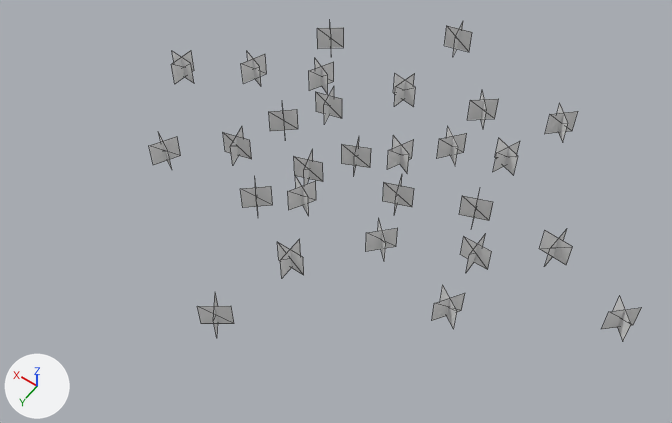
An edit to the OBJ model models/grass/grassModel.obj, drawn before and after from the same camera.
Both versions are drawn from a camera (50 mm lens) standing at (-13.6, 20.3, 29.1) and looking at (0.0, 1.4, -0.7). Arrows for +X, +Y and +Z are at lower left; the lights stay in place. Mesh edges are drawn as thin lines. Where no turn or scale is listed for an object, it has been applied to the vertices.
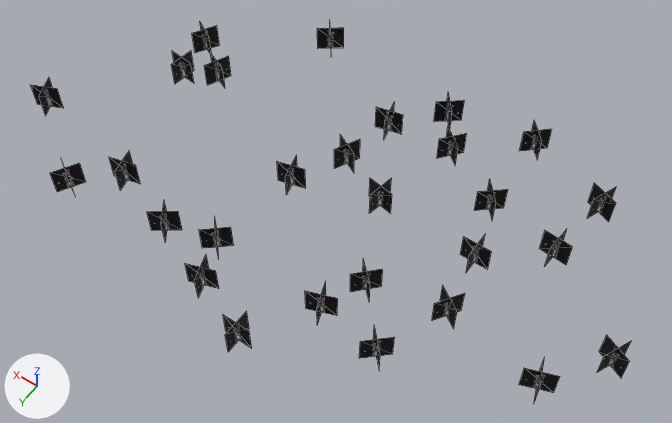
Where the change shows, as pixel boxes [x1, y1, x2, y2] in the pictures (672 x 423 px; the box of a moved part takes in the faces that stretch with it):
'Plane', surface changed, reshaped (grey to black, 22% wider, 19% taller)
    before: [149, 22, 641, 341]
    after: [31, 22, 632, 403]
part 1 of me_plane, moved or reshaped
    before: [277, 242, 304, 275]
    after: [223, 315, 252, 349]
part 2 of me_plane, moved or reshaped
    before: [280, 239, 301, 278]
    after: [225, 311, 249, 352]
part 3 of me_plane, moved or reshaped
    before: [354, 138, 359, 173]
    after: [39, 78, 53, 116]
part 4 of me_plane, moved or reshaped
    before: [342, 144, 371, 168]
    after: [31, 85, 64, 108]
part 5 of me_plane, moved or reshaped
    before: [255, 182, 258, 209]
    after: [215, 222, 219, 259]
part 6 of me_plane, moved or reshaped
    before: [240, 186, 273, 208]
    after: [199, 227, 234, 248]
part 7 of me_plane, moved or reshaped
    before: [378, 220, 386, 261]
    after: [363, 259, 370, 301]
part 8 of me_plane, moved or reshaped
    before: [366, 228, 398, 251]
    after: [350, 269, 383, 292]
part 9 of me_plane, moved or reshaped
    before: [241, 54, 267, 83]
    after: [204, 56, 231, 85]
part 10 of me_plane, moved or reshaped
    before: [247, 52, 261, 86]
    after: [210, 52, 225, 87]
part 11 of me_plane, moved or reshaped
    before: [467, 99, 499, 120]
    after: [434, 100, 464, 122]
part 12 of me_plane, moved or reshaped
    before: [480, 91, 487, 128]
    after: [447, 92, 452, 129]
part 13 of me_plane, moved or reshaped
    before: [602, 308, 641, 329]
    after: [359, 337, 394, 359]
part 14 of me_plane, moved or reshaped
    before: [613, 296, 631, 341]
    after: [373, 325, 380, 369]
part 15 of me_plane, moved or reshaped
    before: [545, 111, 578, 134]
    after: [520, 129, 552, 151]
part 16 of me_plane, moved or reshaped
    before: [557, 104, 568, 142]
    after: [532, 120, 542, 160]
part 17 of me_plane, moved or reshaped
    before: [495, 138, 518, 175]
    after: [588, 183, 616, 222]
part 18 of me_plane, moved or reshaped
    before: [493, 141, 520, 172]
    after: [587, 187, 616, 218]
part 19 of me_plane, moved or reshaped
    before: [394, 177, 402, 214]
    after: [317, 281, 326, 325]
part 20 of me_plane, moved or reshaped
    before: [383, 182, 414, 207]
    after: [305, 291, 338, 316]
part 21 of me_plane, moved or reshaped (not visible before)
    after: [534, 360, 544, 403]
part 22 of me_plane, moved or reshaped
    before: [459, 196, 493, 221]
    after: [519, 368, 560, 393]
part 23 of me_plane, moved or reshaped (not visible before)
    after: [487, 180, 496, 219]
part 24 of me_plane, moved or reshaped
    before: [269, 109, 298, 131]
    after: [474, 189, 508, 211]

Diff of the bpy script that builds the scene:
```diff
--- a/models/grass/grassModel.obj.py
+++ b/models/grass/grassModel.obj.py
@@ mat_material_001 @@
 mat_material_001 = principled_material('Material.001')
-mat_material_001.base_color = (0.8, 0.8, 0.8)  # white #e7e7e7
-mat_material_001.roughness = 1.0
+mat_material_001.texture = img_grasstexture_png
+mat_material_001.roughness = 0.69
@@ me_plane @@
-me_plane.from_pydata(...)  # 224 vertices, 112 faces; spans x -12.1..10.2, y -9.7..9.0, z 0.0..1.2
+me_plane.from_pydata(...)  # 224 vertices, 112 faces; spans x -12.7..13.7, y -6.3..9.2, z 0.0..1.2
+# me_plane part 1: the loose piece of 4 vertices spanning x -1.1..0.1, y 5.0, z 0.0..1.2 is moved by (-0.4, 3.6, 0.0)
+# me_plane part 2: the loose piece of 4 vertices spanning x -0.5, y 4.4..5.6, z 0.0..1.2 is moved by (-0.4, 3.6, 0.0)
+# me_plane part 3: the loose piece of 4 vertices spanning x 0.1..0.6, y -1.2..-0.1, z 0.0..1.2 is moved by (12.7, 4.9, 0.0)
+# me_plane part 4: the loose piece of 4 vertices spanning x -0.2..0.9, y -0.9..-0.4, z 0.0..1.2 is moved by (12.7, 4.9, 0.0)
+# me_plane part 5: the loose piece of 4 vertices spanning x 1.9..2.7, y 3.0..3.9, z 0.0..1.2 is moved by (0.0, 2.4, 0.0)
+# me_plane part 6: the loose piece of 4 vertices spanning x 1.9..2.8, y 3.0..3.8, z 0.0..1.2 is moved by (0.0, 2.4, 0.0)
+# me_plane part 7: the loose piece of 4 vertices spanning x -3.2..-2.4, y 1.9..2.7, z 0.0..1.2 is moved by (-0.6, 1.9, 0.0)
+# me_plane part 8: the loose piece of 4 vertices spanning x -3.2..-2.4, y 1.9..2.7, z 0.0..1.2 is moved by (-0.6, 1.9, 0.0)
+# me_plane part 9: the loose piece of 4 vertices spanning x 6.7..7.2, y -2.8..-1.7, z 0.0..1.2 is moved by (1.2, 1.0, 0.0)
+# me_plane part 10: the loose piece of 4 vertices spanning x 6.4..7.5, y -2.4..-2.0, z 0.0..1.2 is moved by (1.2, 1.0, 0.0)
+# me_plane part 11: the loose piece of 4 vertices spanning x -2.9..-2.0, y -6.3..-5.5, z 0.0..1.2 is moved by (1.1, 0.9, 0.0)
+# me_plane part 12: the loose piece of 4 vertices spanning x -2.9..-2.1, y -6.4..-5.4, z 0.0..1.2 is moved by (1.1, 0.9, 0.0)
+# me_plane part 13: the loose piece of 4 vertices spanning x -12.1..-11.3, y -0.2..0.6, z 0.0..1.2 is moved by (6.4, 6.0, 0.0)
+# me_plane part 14: the loose piece of 4 vertices spanning x -12.1..-11.3, y -0.2..0.7, z 0.0..1.2 is moved by (6.4, 6.0, 0.0)
+# me_plane part 15: the loose piece of 4 vertices spanning x -6.0..-5.1, y -7.5..-6.7, z 0.0..1.2 is moved by (0.4, 1.5, 0.0)
+# me_plane part 16: the loose piece of 4 vertices spanning x -6.0..-5.1, y -7.6..-6.7, z 0.0..1.2 is moved by (0.4, 1.5, 0.0)
+# me_plane part 17: the loose piece of 4 vertices spanning x -5.2..-4.0, y -4.4..-3.9, z 0.0..1.2 is moved by (-4.2, -0.1, 0.0)
+# me_plane part 18: the loose piece of 4 vertices spanning x -4.8..-4.4, y -4.7..-3.6, z 0.0..1.2 is moved by (-4.2, -0.1, 0.0)
+# me_plane part 19: the loose piece of 4 vertices spanning x -2.3..-1.9, y -0.5..0.7, z 0.0..1.2 is moved by (-0.5, 5.8, 0.0)
+# me_plane part 20: the loose piece of 4 vertices spanning x -2.7..-1.6, y -0.1..0.3, z 0.0..1.2 is moved by (-0.5, 5.8, 0.0)
+# me_plane part 21: the loose piece of 4 vertices spanning x -5.2..-4.7, y -1.7..-0.5, z 0.0..1.2 is moved by (-5.5, 5.2, 0.0)
+# me_plane part 22: the loose piece of 4 vertices spanning x -5.5..-4.4, y -1.3..-0.9, z 0.0..1.2 is moved by (-5.5, 5.2, 0.0)
+# me_plane part 23: the loose piece of 4 vertices spanning x 3.6..4.4, y -0.9..0.0, z 0.0..1.2 is moved by (-9.2, -1.3, 0.0)
+# me_plane part 24: the loose piece of 4 vertices spanning x 3.5..4.4, y -0.9..-0.1, z 0.0..1.2 is moved by (-9.2, -1.3, 0.0)
+# me_plane part 25: 64 of 224 vertices moved; they spanned x -1.6..7.4, y -5.5..4.2, z 0.0..1.2 and now span x -12.7..10.5, y -3.0..8.1, z 0.0..1.2; mean shift (-0.5, 3.1, 0.0); largest move (-0.5, -2.0, 0.0) -> (-11.6, 1.5, 0.0)
+# me_plane part 26: 8 of 224 vertices moved; they spanned x 0.1..1.2, y -9.7..-8.5, z 0.0..1.2 and now span x -0.2..1.0, y -3.6..-2.5, z 0.0..1.2; mean shift (-0.3, 6.1, 0.0); largest move (0.1, -9.2, 0.0) -> (-0.2, -3.2, 0.0)
+# me_plane part 27: 8 of 224 vertices moved; they spanned x -0.3..0.6, y 8.0..9.0, z 0.0..1.2 and now span x 4.0..5.0, y 5.9..6.9, z 0.0..1.2; mean shift (4.3, -2.1, 0.0); largest move (-0.3, 8.1, 1.2) -> (4.0, 6.0, 1.2)
 me_plane.materials.append(mat_material_001)
```
